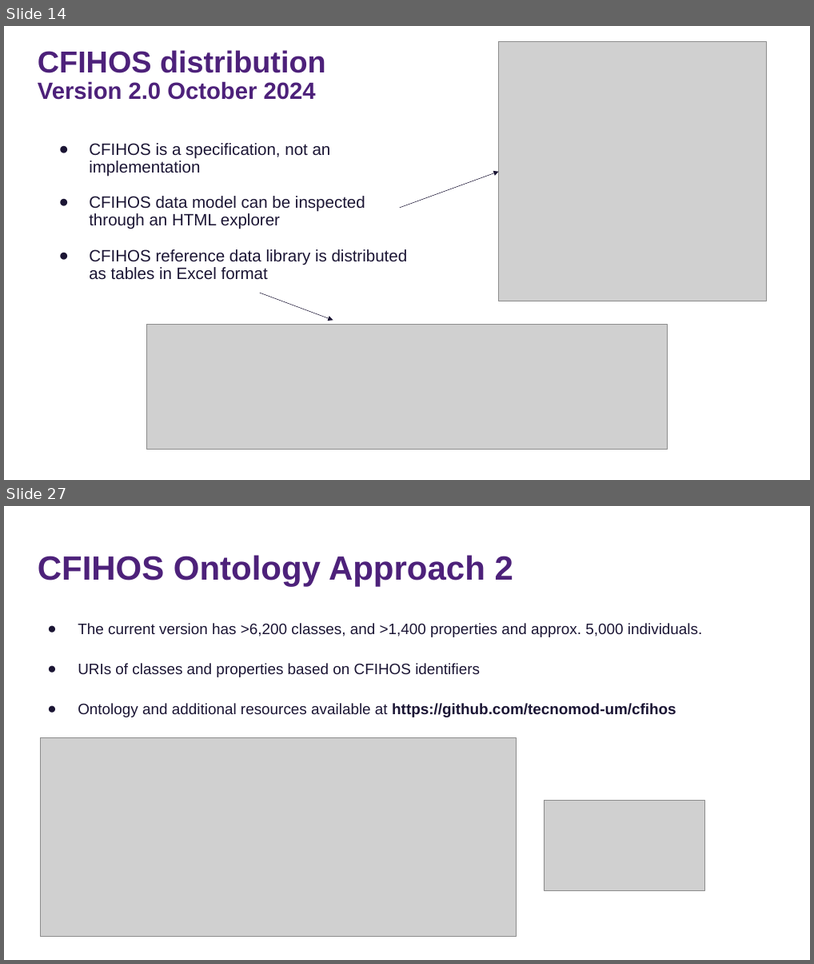
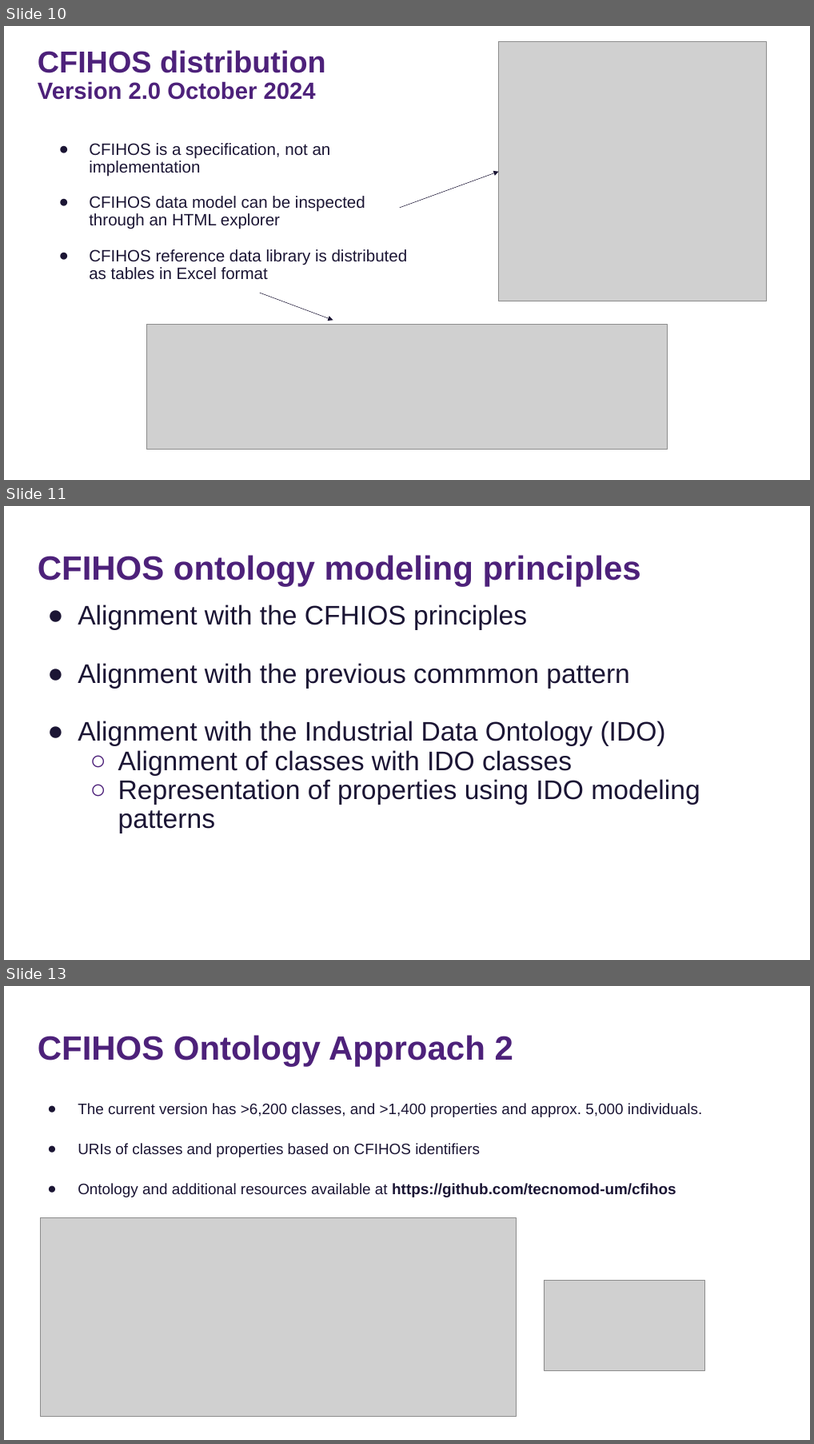
Before and after one commit to tecnomod-um/cfihos, a slide deck: docs/cfihos-ontology.pptx. Shown one above the other, each under a label of ours: slides 14 and 27 before the commit, slides 10, 11 and 13 after it; the slides between them are not shown. The pictures are 814x964 and 814x1444 pixels, drawn with LibreOffice and Linux fonts; fonts in the diff are those of the drawing; grey boxes stand for pictures. Boxes give left, top, right and bottom in pixels: in the first picture for what was removed or moved away, otherwise in the second. Text is boxed around its words. In the diff, an @@ line names an element or a change of style, - is before the commit and + after.

```diff
--- a/docs/cfihos-ontology.pptx
+++ b/docs/cfihos-ontology.pptx
@@ slide 11 added at [4, 506, 810, 960], background #FFFFFF @@
@@ title added at [38, 555, 642, 587], 40 pt, text #4D217A, bold @@
+CFIHOS ontology modeling principles
@@ text added at [78, 604, 700, 833], 32 pt, text #1B1534 @@
+● Alignment with the CFHIOS principles
+● Alignment with the previous commmon pattern
+● Alignment with the Industrial Data Ontology (IDO)
+  ○ Alignment of classes with IDO classes
+  ○ Representation of properties using IDO modeling patterns
@@ what was slide 14 is now slide 10 @@
@@ what was slide 27 is now slide 13 @@
```
Also in this commit, not shown: 2 slides changed, 1 other slide added, 16 slides removed, 4 other files.
